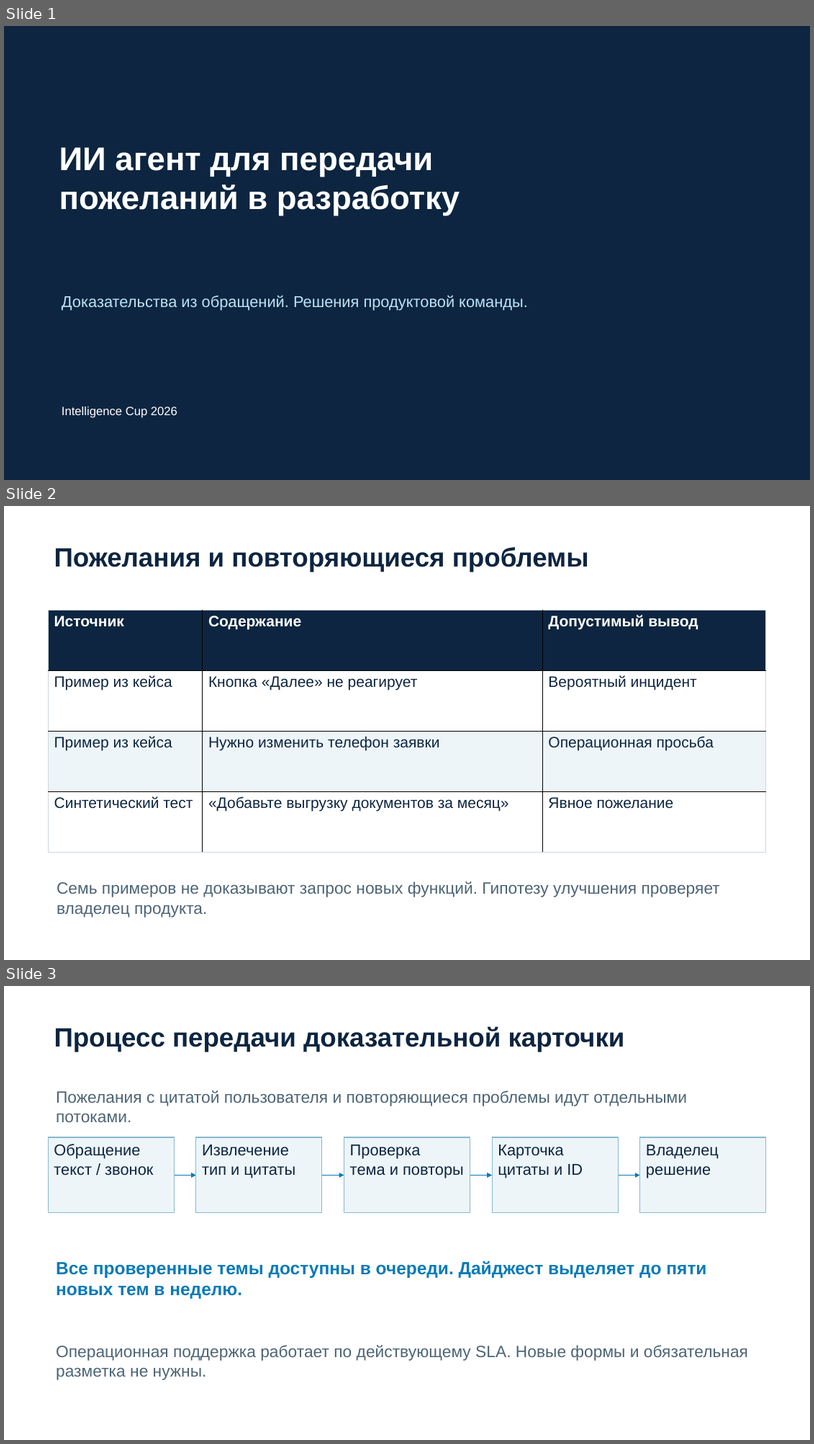
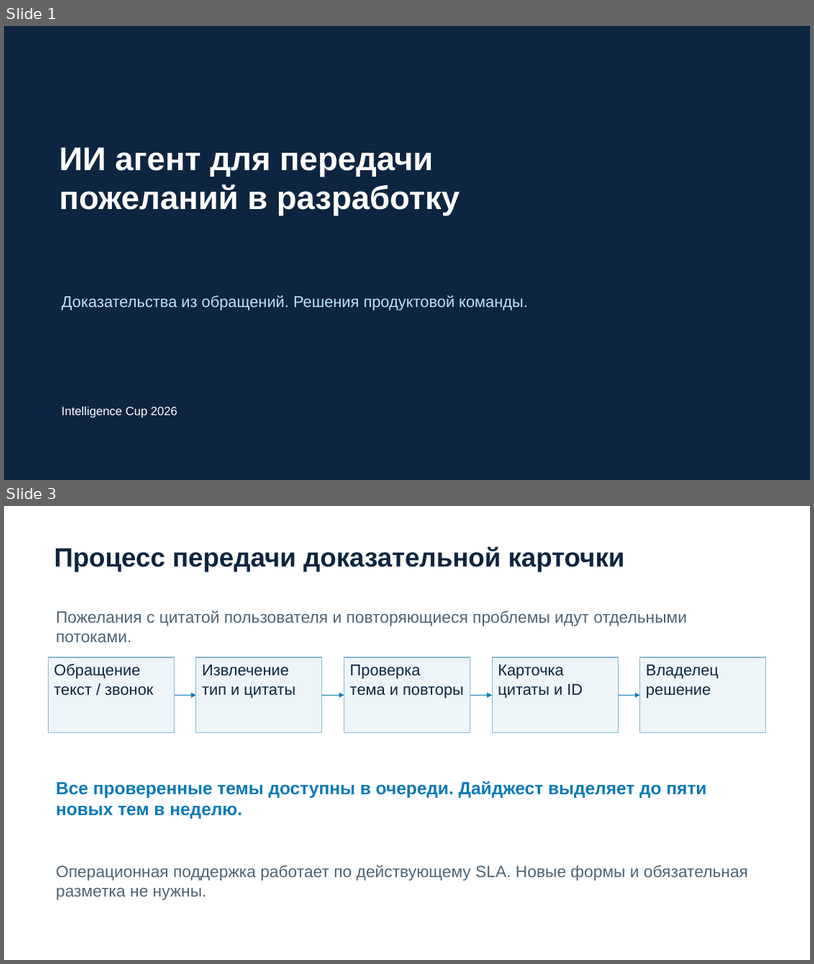
Before and after one commit to egorbaranos-max/intelligence-cup-feedback-agent, a slide deck: submission/presentation.pptx. Shown one above the other, each under a label of ours: slides 1, 2 and 3 before the commit, slides 1 and 3 after it; the slides between them are not shown. The pictures are 814x1444 and 814x964 pixels, drawn with LibreOffice and Linux fonts; fonts in the diff are those of the drawing. Boxes give left, top, right and bottom in pixels: in the first picture for what was removed or moved away, otherwise in the second. Text is boxed around its words. In the diff, an @@ line names an element or a change of style, - is before the commit and + after.

```diff
--- a/submission/presentation.pptx
+++ b/submission/presentation.pptx
@@ slide 2 removed at (x1=4, y1=506, x2=810, y2=960), background #FFFFFF @@
@@ text removed at (x1=54, y1=547, x2=589, y2=572) @@
-Пожелания и повторяющиеся проблемы
@@ table removed at (x1=48, y1=610, x2=766, y2=852), 4 rows, 3 columns @@
-Источник | Содержание | Допустимый вывод
-Пример из кейса | Кнопка «Далее» не реагирует | Вероятный инцидент
-Пример из кейса | Нужно изменить телефон заявки | Операционная просьба
-Синтетический тест | «Добавьте выгрузку документов за месяц» | Явное пожелание
@@ text removed at (x1=57, y1=881, x2=720, y2=916) @@
-Семь примеров не доказывают запрос новых функций. Гипотезу улучшения проверяет владелец продукта.
```
Also in this commit, not shown: 2 slides changed, 3 slides added, 2 other slides removed, 23 other files.
